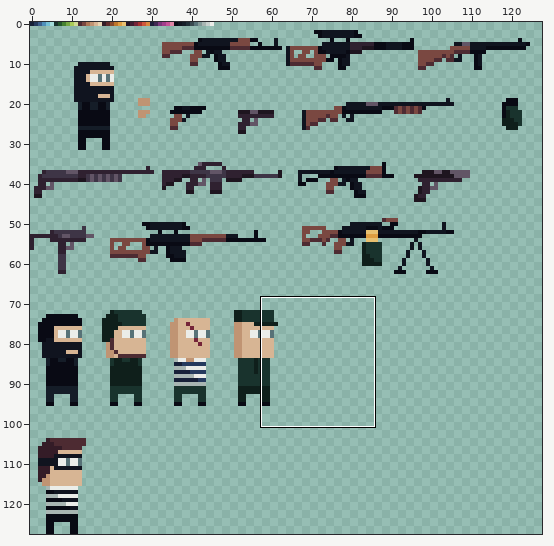
Two states of a sprite sheet, Resurs/ALL.png. Above: a wide view before the commit, with the close-up outlined.
Close-up. As it was:
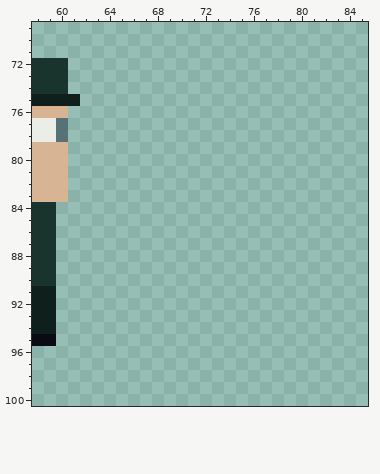
The file is 128x128 pixels. Colours within 5 levels of each other are drawn and written as one. Shown: x 58..85, y 69..100.
The result:
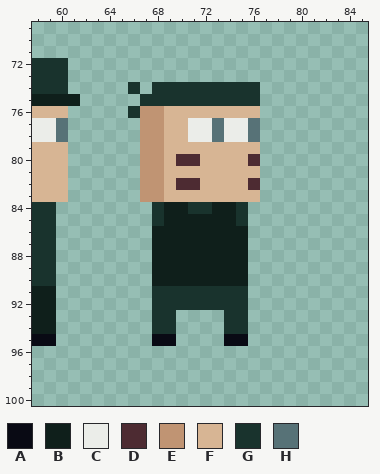
Palette (. is transparent): A #090a14  B #0f1f1b  C #ebede9  D #4d2b32  E #c09473  F #d7b594  G #19332d  H #577277
What changed:
Changed rows in their new state; - is an unchanged pixel.
first column x 66:
 74 G-GGGGGGGGG
 75 -GGGGGGGGGG
 76 GEEFFFFFFFF
 77 -EEFFCCHCCH
 78 -EEFFCCHCCH
 79 -EEFFFFFFFF
 80 -EEFDDFFFFD
 81 -EEFFFFFFFF
 82 -EEFDDFFFFD
 83 -EEFFFFFFFF
 84 --GBBGGBBG-
 85 --GBBBBBBG-
 86 --BBBBBBBB-
 87 --BBBBBBBB-
 88 --BBBBBBBB-
 89 --BBBBBBBB-
 90 --BBBBBBBB-
 91 --GGGGGGGG-
 92 --GGGGGGGG-
 93 --GG----GG-
 94 --GG----GG-
 95 --AA----AA-
Where, in picture pixels (left, top, right, bottom), the same in both close-ups:
added: (128, 82, 260, 346)
